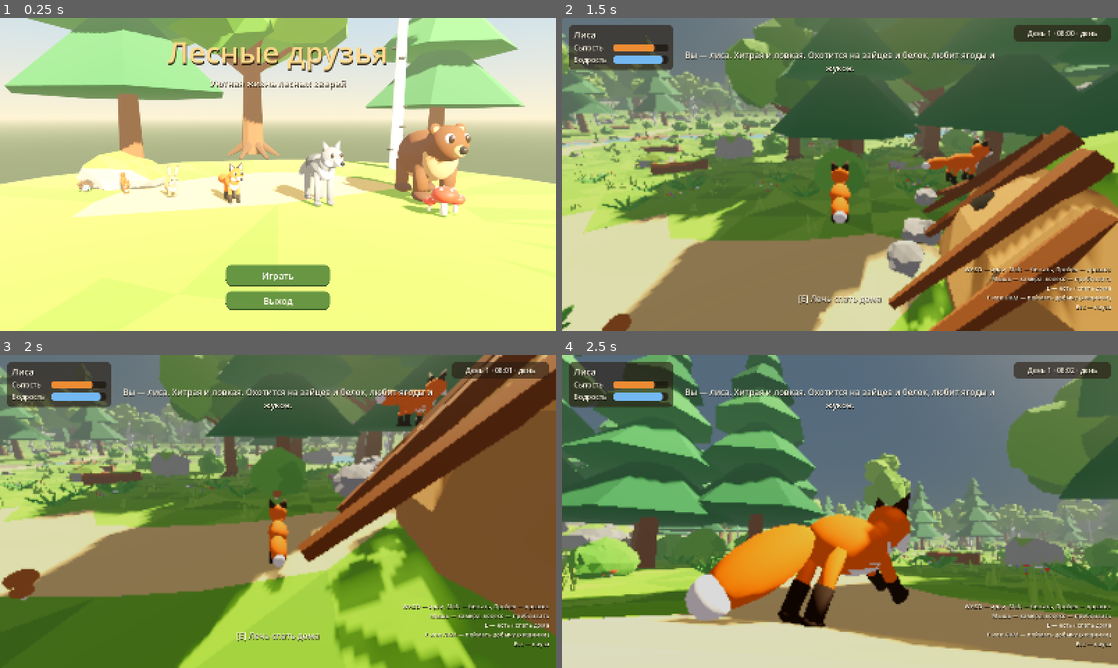
Above: before the commit, frames 1-4 (two rows, left to right).
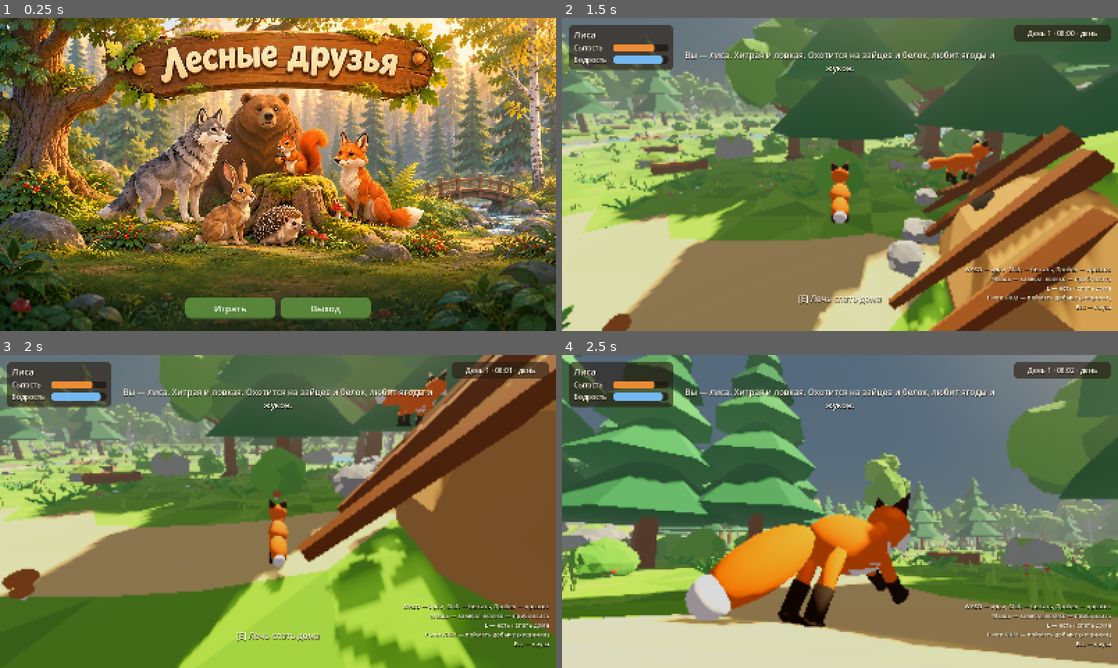
Above: after the commit, the same moments.

Repository: msveshnikov/forest
Game: Godot game, scene res://scenes/main.tscn
Same seed, same stepped clock (60 frames per second), same inputs: the game is played once before the commit and once after it.
Inputs (mouse positions are in pixels of both pictures, inside the frame that each line leads up to):
- Up to frame 1 (0.25 s): no input
- Up to frame 2 (1.5 s): click "Играть" at 0.5 s; click "Начать игру" at 1.25 s
- Up to frame 3 (2 s): no input
- Up to frame 4 (2.5 s): move the mouse to (867, 511) at 2.02 s; hold W (move_forward) from 2.03 s (still down); tap F (attack) at 2.1 s; click (867, 511) at 2.17 s; tap Space (jump) at 2.27 s

The runs differ from the first frame. In frame 1, 99% of the frame differs, in the area x 0-100%, y 0-100%; in frame 2, less than 0.1%; in frame 3, less than 0.1%; in frame 4, nothing differs.

Commit message:
Use the painted title screen as the main menu background
The menu now shows concept/ui/title_screen.png (as a JPEG asset) instead of
the 3D animal lineup and the text title, which is painted on the sign. The
picture covers the screen; on wide phones the overflow is cut mostly from
the bottom so the sign stays whole. Buttons sit in one row on the grass.

Co-Authored-By: Claude Opus 5.5 <noreply@anthropic.com>

Diff:
--- a/scenes/ui/main_menu.tscn
+++ b/scenes/ui/main_menu.tscn
@@ -2,7 +2,7 @@
 
 [ext_resource type="Script" path="res://scripts/main_menu.gd" id="1_menu"]
 [ext_resource type="Theme" path="res://scenes/ui/ui_theme.tres" id="2_theme"]
-[ext_resource type="PackedScene" path="res://scenes/ui/preview_stage.tscn" id="3_stage"]
+[ext_resource type="Texture2D" path="res://assets/ui/title_screen.jpg" id="3_bg"]
 
 [node name="MainMenu" type="Control"]
 layout_mode = 3
@@ -14,72 +14,46 @@
 theme = ExtResource("2_theme")
 script = ExtResource("1_menu")
 
-[node name="View" type="SubViewportContainer" parent="."]
+[node name="Backdrop" type="ColorRect" parent="."]
 layout_mode = 1
 anchors_preset = 15
 anchor_right = 1.0
 anchor_bottom = 1.0
-stretch = true
+grow_horizontal = 2
+grow_vertical = 2
+color = Color(0.09, 0.13, 0.06, 1)
 
-[node name="SubViewport" type="SubViewport" parent="View"]
-own_world_3d = true
-handle_input_locally = false
-msaa_3d = 2
-size = Vector2i(1600, 900)
-render_target_update_mode = 4
+[node name="Background" type="TextureRect" parent="."]
+unique_name_in_owner = true
+layout_mode = 0
+texture = ExtResource("3_bg")
+expand_mode = 1
+stretch_mode = 0
 
-[node name="PreviewStage" parent="View/SubViewport" instance=ExtResource("3_stage")]
-unique_name_in_owner = true
-
-[node name="Box" type="VBoxContainer" parent="."]
-layout_mode = 1
-anchors_preset = 5
-anchor_left = 0.5
-anchor_right = 0.5
-offset_left = -380.0
-offset_top = 40.0
-offset_right = 380.0
-offset_bottom = 380.0
-grow_horizontal = 2
-theme_override_constants/separation = 14
-
-[node name="Title" type="Label" parent="Box"]
-layout_mode = 2
-theme_override_colors/font_color = Color(1, 0.86, 0.55, 1)
-theme_override_constants/shadow_offset_y = 5
-theme_override_font_sizes/font_size = 84
-text = "Лесные друзья"
-horizontal_alignment = 1
-
-[node name="Subtitle" type="Label" parent="Box"]
-layout_mode = 2
-theme_override_font_sizes/font_size = 26
-text = "Уютная жизнь лесных зверей"
-horizontal_alignment = 1
-
-[node name="Buttons" type="VBoxContainer" parent="."]
+[node name="Buttons" type="HBoxContainer" parent="."]
 layout_mode = 1
 anchors_preset = 7
 anchor_left = 0.5
 anchor_top = 1.0
 anchor_right = 0.5
 anchor_bottom = 1.0
-offset_left = -150.0
-offset_top = -190.0
-offset_right = 150.0
-offset_bottom = -40.0
+offset_left = -267.0
+offset_top = -96.0
+offset_right = 267.0
+offset_bottom = -34.0
 grow_horizontal = 2
 grow_vertical = 0
+alignment = 1
 theme_override_constants/separation = 14
 
 [node name="PlayButton" type="Button" parent="Buttons"]
 unique_name_in_owner = true
-custom_minimum_size = Vector2(0, 62)
+custom_minimum_size = Vector2(260, 62)
 layout_mode = 2
 text = "Играть"
 
 [node name="QuitButton" type="Button" parent="Buttons"]
 unique_name_in_owner = true
-custom_minimum_size = Vector2(0, 54)
+custom_minimum_size = Vector2(260, 62)
 layout_mode = 2
 text = "Выход"
--- a/scripts/main_menu.gd
+++ b/scripts/main_menu.gd
@@ -1,16 +1,34 @@
 extends Control
-## Title screen.
+## Title screen: painted title art (concept/ui/title_screen.png) with the menu buttons over it.
 
 signal play_pressed
 signal quit_pressed
 
-@onready var stage = %PreviewStage
+@onready var background: TextureRect = %Background
 
 
 func _ready() -> void:
-	stage.show_lineup()
+	resized.connect(_fit_background)
+	_fit_background()
 	%PlayButton.pressed.connect(func() -> void: play_pressed.emit())
 	%QuitButton.pressed.connect(func() -> void: quit_pressed.emit())
 	%PlayButton.grab_focus()
 	if OS.has_feature("web"):
 		%QuitButton.visible = false   # a browser tab can't quit itself
+
+
+## Cover the screen with the picture, keeping its aspect. On screens wider than the art
+## (phones) the overflow is cut mostly from the bottom: the title sign starts ~4% from the
+## top of the picture, so at most 3% is cut there and the sign stays whole.
+const MAX_TOP_CROP := 0.03
+
+
+func _fit_background() -> void:
+	var tex_size: Vector2 = background.texture.get_size()
+	var scale_f: float = maxf(size.x / tex_size.x, size.y / tex_size.y)
+	var draw_size: Vector2 = tex_size * scale_f
+	background.size = draw_size
+	var y: float = (size.y - draw_size.y) * 0.5
+	if draw_size.y > size.y:
+		y = -minf(draw_size.y - size.y, draw_size.y * MAX_TOP_CROP)
+	background.position = Vector2((size.x - draw_size.x) * 0.5, y)
Binary file added: assets/ui/title_screen.jpg
Not shown, added: assets/ui/title_screen.jpg.import
